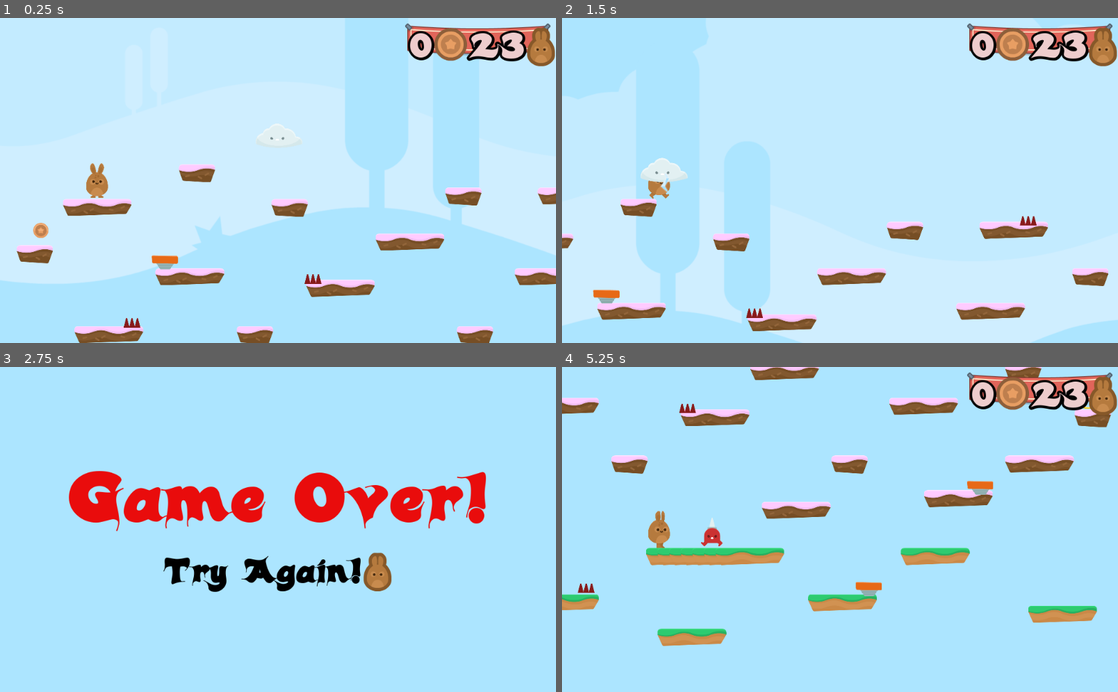
Above: before the commit, frames 1-4 (two rows, left to right).
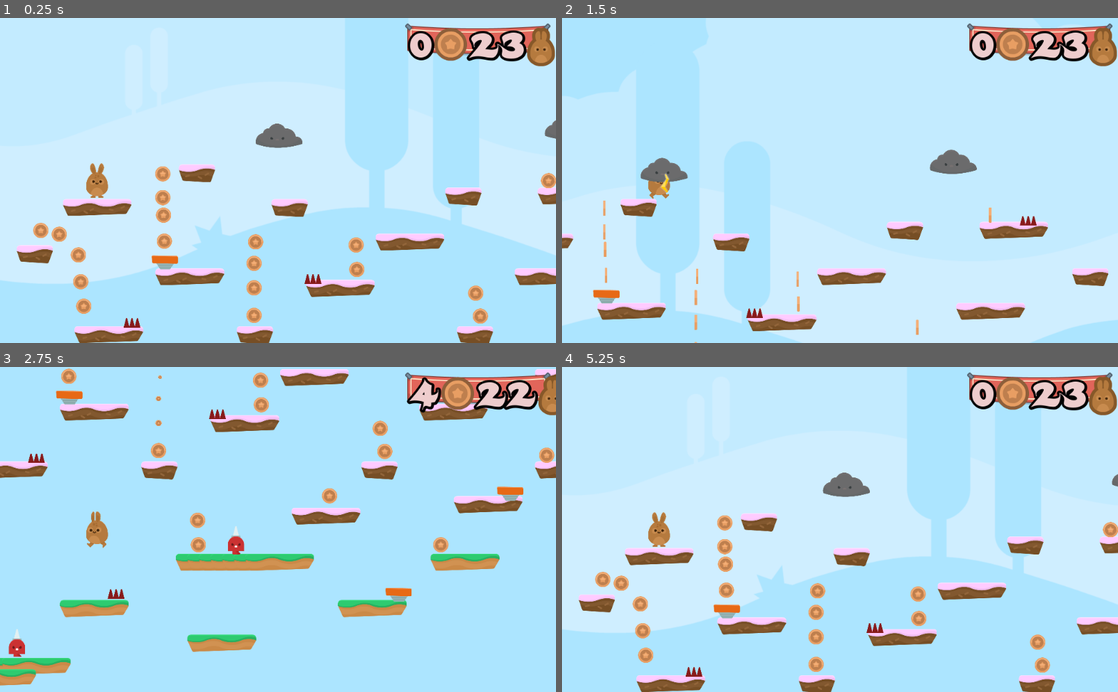
Above: after the commit, the same moments.

Repository: unnipv/hoppy-days
Game: Godot game, scene res://Levels/Level1.tscn
Two runs of this game, one before a commit and one after it. Both use one fixed random seed, a clock stepped at 60 frames per second and the inputs below.
Inputs (mouse positions are in pixels of both pictures, inside the frame that each line leads up to):
- Up to frame 1 (0.25 s): no input
- Up to frame 2 (1.5 s): hold D (right) from 0.53 s (still down); tap W (jump) at 0.77 s
- Up to frame 3 (2.75 s): tap W (jump) at 1.52 s; release D (right) at 2.03 s; hold A (left) from 2.03 s (still down)
- Up to frame 4 (5.25 s): release A (left) at 2.75 s; click (940, 575) at 2.77 s; hold D (right) 3.53-5 s; tap W (jump) at 3.77, 4.52 s; click (940, 575) at 5.02 s

The runs differ from the first frame. In frame 1, 2.3% of the frame differs, in the area x 9-100%, y 31-95%; in frame 2, 1.2%; in frame 3, 21%; in frame 4, 46%, in the area x 0-100%, y 0-100%.

Commit message:
Everything works

Diff:
--- a/Hoppy_Days/Levels/Level1.tscn
+++ b/Hoppy_Days/Levels/Level1.tscn
@@ -39,16 +39,22 @@
 [node name="SpikTop4" parent="Hazards" instance=ExtResource( 3 )]
 position = Vector2( 3214.17, 378.74 )
 
-[node name="Coin" parent="." instance=ExtResource( 9 )]
-position = Vector2( 198.452, 622.263 )
+[node name="SpikTop5" parent="Hazards" instance=ExtResource( 3 )]
+position = Vector2( 3773.57, 1129.65 )
 
 [node name="NPCs" type="Node" parent="."]
 
 [node name="Bowser" parent="NPCs" instance=ExtResource( 10 )]
-position = Vector2( 1835.99, 1576.35 )
+position = Vector2( 1829.32, 1588.36 )
+
+[node name="Bowser2" parent="NPCs" instance=ExtResource( 10 )]
+position = Vector2( 619.792, 2157.85 )
 
 [node name="Cloud" parent="NPCs" instance=ExtResource( 11 )]
 position = Vector2( 1577.52, 97.544 )
+
+[node name="Cloud2" parent="NPCs" instance=ExtResource( 11 )]
+position = Vector2( 3175.1, 52.1869 )
 
 [node name="BGM" type="AudioStreamPlayer" parent="."]
 stream = ExtResource( 4 )
@@ -71,3 +77,77 @@
 
 [node name="Portal" parent="." instance=ExtResource( 12 )]
 position = Vector2( 3930.17, 851.88 )
+
+[node name="Coins" type="Node" parent="."]
+
+[node name="Coin" parent="Coins" instance=ExtResource( 9 )]
+position = Vector2( 198.452, 622.263 )
+
+[node name="Coin2" parent="Coins" instance=ExtResource( 9 )]
+position = Vector2( 880.746, 681.593 )
+
+[node name="Coin3" parent="Coins" instance=ExtResource( 9 )]
+position = Vector2( 435.772, 1041.81 )
+
+[node name="Coin4" parent="Coins" instance=ExtResource( 9 )]
+position = Vector2( 418.82, 906.199 )
+
+[node name="Coin5" parent="Coins" instance=ExtResource( 9 )]
+position = Vector2( 406.107, 757.874 )
+
+[node name="Coin6" parent="Coins" instance=ExtResource( 9 )]
+position = Vector2( 300.16, 643.452 )
+
+[node name="Coin7" parent="Coins" instance=ExtResource( 9 )]
+position = Vector2( 1376.57, 940.102 )
+
+[node name="Coin8" parent="Coins" instance=ExtResource( 9 )]
+position = Vector2( 1376.57, 1092.66 )
+
+[node name="Coin9" parent="Coins" instance=ExtResource( 9 )]
+position = Vector2( 872.271, 308.662 )
+
+[node name="Coin10" parent="Coins" instance=ExtResource( 9 )]
+position = Vector2( 872.271, 440.035 )
+
+[node name="Coin11" parent="Coins" instance=ExtResource( 9 )]
+position = Vector2( 876.508, 537.506 )
+
+[node name="Coin12" parent="Coins" instance=ExtResource( 9 )]
+position = Vector2( 1376.57, 940.102 )
+
+[node name="Coin13" parent="Coins" instance=ExtResource( 9 )]
+position = Vector2( 3520.93, 1118.09 )
+
+[node name="Coin14" parent="Coins" instance=ExtResource( 9 )]
+position = Vector2( 3003.91, 346.803 )
+
+[node name="Coin15" parent="Coins" instance=ExtResource( 9 )]
+position = Vector2( 2936.1, 1613.92 )
+
+[node name="Coin16" parent="Coins" instance=ExtResource( 9 )]
+position = Vector2( 2321.62, 1342.7 )
+
+[node name="Coin17" parent="Coins" instance=ExtResource( 9 )]
+position = Vector2( 1592.71, 1478.31 )
+
+[node name="Coin18" parent="Coins" instance=ExtResource( 9 )]
+position = Vector2( 1596.94, 1613.92 )
+
+[node name="Coin19" parent="Coins" instance=ExtResource( 9 )]
+position = Vector2( 2601.31, 969.767 )
+
+[node name="Coin20" parent="Coins" instance=ExtResource( 9 )]
+position = Vector2( 1940.21, 702.782 )
+
+[node name="Coin21" parent="Coins" instance=ExtResource( 9 )]
+position = Vector2( 1944.45, 838.393 )
+
+[node name="Coin22" parent="Coins" instance=ExtResource( 9 )]
+position = Vector2( 1385.05, 685.831 )
+
+[node name="Coin23" parent="Coins" instance=ExtResource( 9 )]
+position = Vector2( 1376.57, 804.491 )
+
+[node name="Coin24" parent="Coins" instance=ExtResource( 9 )]
+position = Vector2( 2626.74, 1096.9 )
--- /dev/null
+++ b/Hoppy_Days/NPCs/Bowser.gd
@@ -0,0 +1,6 @@
+extends Area2D
+
+func _ready():
+	$AnimationPlayer.play("Bowser")
+func _on_Area2D_body_entered(body):
+	get_tree().call_group("Gamestate","hurt")
--- a/Hoppy_Days/NPCs/Bowser.tscn
+++ b/Hoppy_Days/NPCs/Bowser.tscn
@@ -3,18 +3,18 @@
 [ext_resource path="res://GFX/Enemies/spikeMan_stand.png" type="Texture" id=1]
 [ext_resource path="res://GFX/Enemies/spikeMan_walk1.png" type="Texture" id=2]
 [ext_resource path="res://GFX/Enemies/spikeMan_walk2.png" type="Texture" id=3]
-[ext_resource path="res://Hazards/Hazards.gd" type="Script" id=4]
+[ext_resource path="res://NPCs/Bowser.gd" type="Script" id=4]
 
 [sub_resource type="SpriteFrames" id=1]
 animations = [ {
+"frames": [ ExtResource( 2 ), ExtResource( 3 ) ],
+"loop": true,
+"name": "walk",
+"speed": 5.0
+}, {
 "frames": [ ExtResource( 1 ) ],
 "loop": true,
 "name": "stand",
-"speed": 5.0
-}, {
-"frames": [ ExtResource( 2 ), ExtResource( 3 ) ],
-"loop": true,
-"name": "walk",
 "speed": 5.0
 } ]
 
@@ -25,6 +25,7 @@
 [sub_resource type="Animation" id=3]
 resource_name = "Bowser"
 length = 6.0
+loop = true
 step = 1.0
 tracks/0/type = "value"
 tracks/0/path = NodePath(".:position")
@@ -75,14 +76,14 @@
 [node name="AnimatedSprite" type="AnimatedSprite" parent="Area2D"]
 frames = SubResource( 1 )
 animation = "walk"
-frame = 1
 playing = true
 flip_h = true
 
 [node name="CollisionShape2D" type="CollisionShape2D" parent="Area2D"]
+visible = false
 position = Vector2( 0, 5.82704 )
 shape = SubResource( 2 )
 
 [node name="AnimationPlayer" type="AnimationPlayer" parent="Area2D"]
 anims/Bowser = SubResource( 3 )
-[connection signal="body_entered" from="Area2D" to="Area2D" method="_on_SpikTop_body_entered"]
+[connection signal="body_entered" from="Area2D" to="Area2D" method="_on_Area2D_body_entered"]
--- a/Hoppy_Days/NPCs/Cloud.gd
+++ b/Hoppy_Days/NPCs/Cloud.gd
@@ -14,7 +14,7 @@
 		$Sprite/RayCast2D.add_child(load("res://NPCs/Lightning.tscn").instance())
 		$Sprite/Timer.start()
 		timeout = true
-
+#		$Sprite/AnimationPlayer.play("CloudCast")
 
 func _on_Timer_timeout():
 	timeout = false
--- a/Hoppy_Days/NPCs/Cloud.tscn
+++ b/Hoppy_Days/NPCs/Cloud.tscn
@@ -6,6 +6,7 @@
 [sub_resource type="Animation" id=1]
 resource_name = "CloudCast"
 length = 8.0
+loop = true
 step = 1.0
 tracks/0/type = "value"
 tracks/0/path = NodePath(".:position")
@@ -24,6 +25,7 @@
 script = ExtResource( 2 )
 
 [node name="Sprite" type="Sprite" parent="."]
+self_modulate = Color( 0.47451, 0.447059, 0.447059, 1 )
 texture = ExtResource( 1 )
 
 [node name="AnimationPlayer" type="AnimationPlayer" parent="Sprite"]
--- a/Hoppy_Days/NPCs/Lightning.gd
+++ b/Hoppy_Days/NPCs/Lightning.gd
@@ -1,9 +1,21 @@
 extends Node2D
+
+const SPEED = 200
 
 func _ready():
 	set_as_toplevel(true)
 	global_position = get_parent().global_position
 
+func _process(delta):
+	position.y += SPEED * delta
+	manage_collision()
+
+func manage_collision():
+	var collider = $Area2D.get_overlapping_bodies()
+	for object in collider:
+		if object.name == "Player":
+			get_tree().call_group("Gamestate","hurt")
+		queue_free()
 
 func _on_VisibilityNotifier2D_viewport_exited(viewport):
 	queue_free()
--- a/Hoppy_Days/NPCs/Lightning.tscn
+++ b/Hoppy_Days/NPCs/Lightning.tscn
@@ -18,14 +18,15 @@
 [node name="Lightning" type="Node2D"]
 script = ExtResource( 3 )
 
-[node name="AnimatedSprite" type="AnimatedSprite" parent="."]
+[node name="Area2D" type="Area2D" parent="."]
+
+[node name="AnimatedSprite" type="AnimatedSprite" parent="Area2D"]
 frames = SubResource( 1 )
-frame = 1
 playing = true
 
-[node name="CollisionShape2D" type="CollisionShape2D" parent="."]
+[node name="CollisionShape2D" type="CollisionShape2D" parent="Area2D"]
 position = Vector2( 0.595276, 0.198425 )
 shape = SubResource( 2 )
 
-[node name="VisibilityNotifier2D" type="VisibilityNotifier2D" parent="."]
-[connection signal="viewport_exited" from="VisibilityNotifier2D" to="." method="_on_VisibilityNotifier2D_viewport_exited"]
+[node name="VisibilityNotifier2D" type="VisibilityNotifier2D" parent="Area2D"]
+[connection signal="viewport_exited" from="Area2D/VisibilityNotifier2D" to="." method="_on_VisibilityNotifier2D_viewport_exited"]
Not shown, changed: Hoppy_Days/SFX/Megalovania.wav.import
